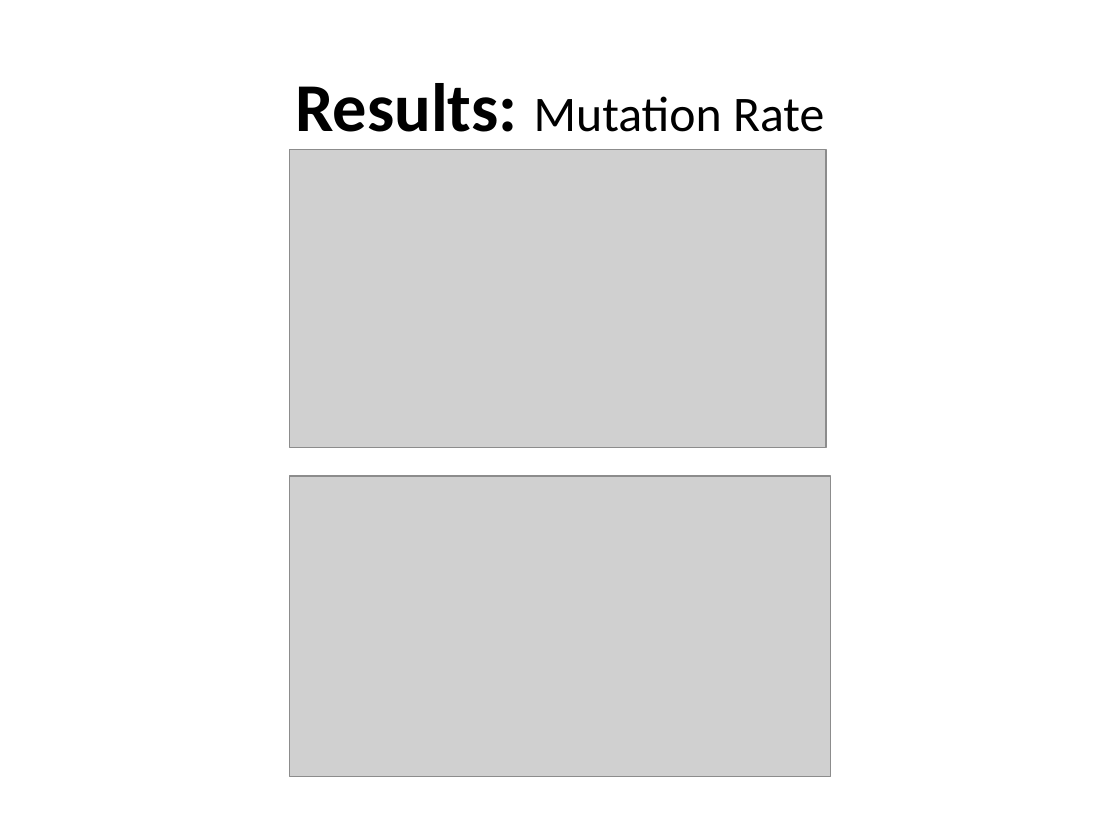
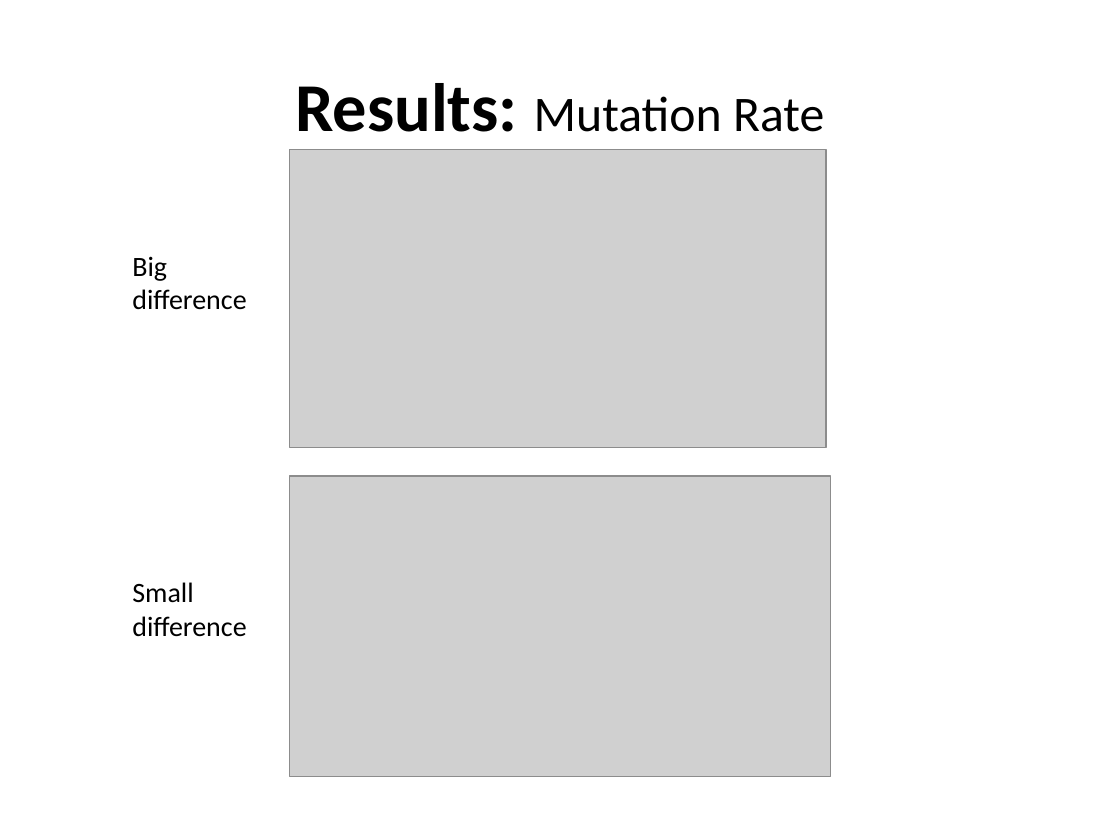
Before and after one commit to richelbilderbeek/Cer2016, a slide deck: slide 12 of doc/Cer2016_Femke Thon & Jolien Gay_V3.0.pptx. Drawn at 1120x840 pixels with LibreOffice and Linux fonts; fonts in the diff are those of the drawing; grey boxes stand for pictures; background and template pictures are left out. Boxes give left, top, right and bottom in pixels: in the first picture for what was removed or moved away, otherwise in the second. Text is boxed around its words. In the diff, an @@ line names an element or a change of style, - is before the commit and + after.

Commit message:
ppt update

```diff
--- a/doc/Cer2016_Femke Thon & Jolien Gay_V3.0.pptx
+++ b/doc/Cer2016_Femke Thon & Jolien Gay_V3.0.pptx
@@ text added at box(132, 256, 246, 310), 18 pt, text #000000 @@
+Big difference
@@ text added at box(132, 582, 246, 637), 18 pt, text #000000 @@
+Small difference
```
Also in this commit, not shown: 1 slide removed.
